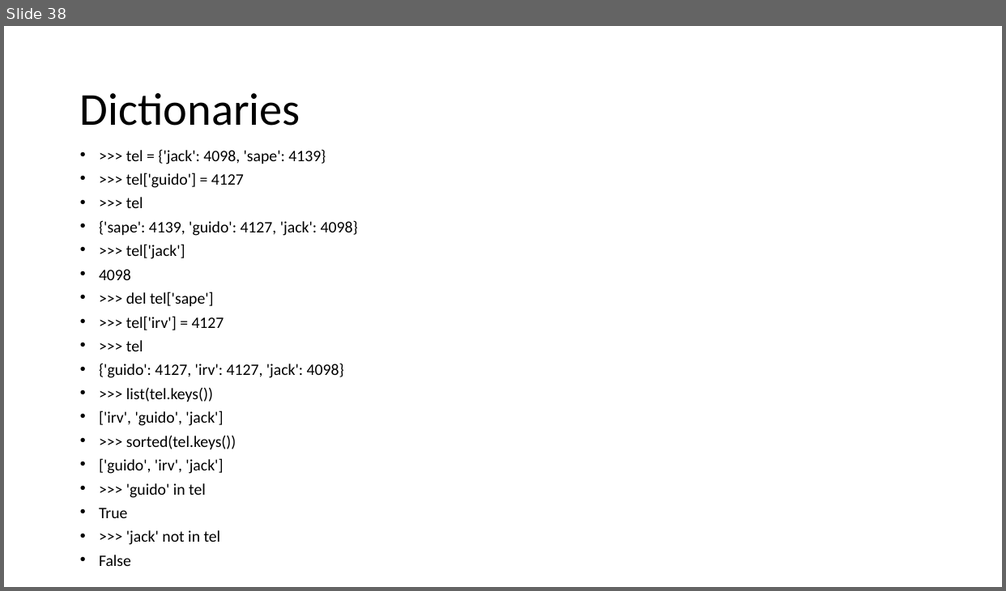
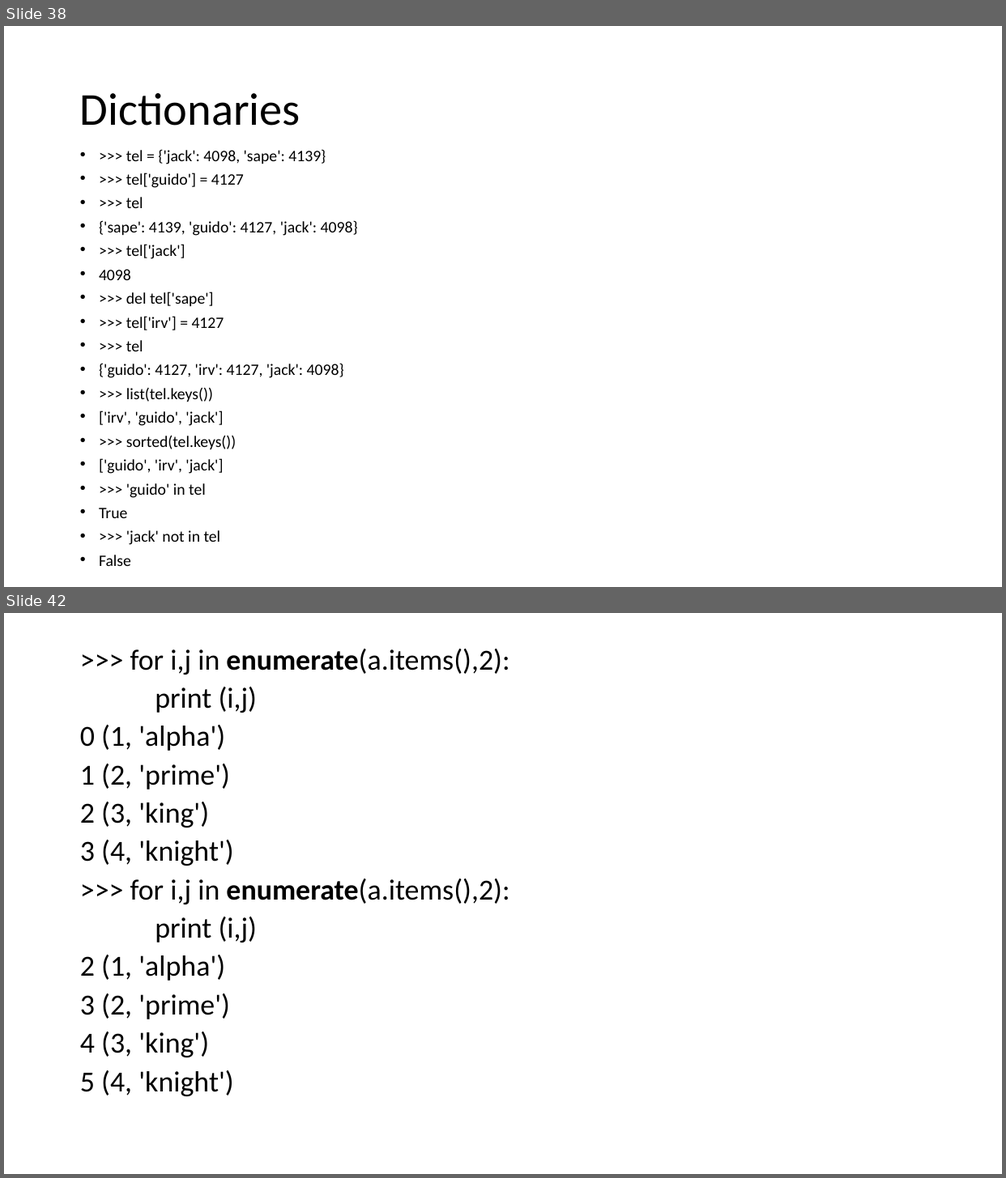
Before and after one commit to harry1180/python_basics, a slide deck: Introduction to Python.pptx. Shown one above the other, each under a label of ours: slide 38 before the commit, slides 38 and 42 after it; the slides between them are not shown. The pictures are 1006x591 and 1006x1178 pixels, drawn with LibreOffice and Linux fonts; fonts in the diff are those of the drawing. Boxes give left, top, right and bottom in pixels: in the first picture for what was removed or moved away, otherwise in the second. Text is boxed around its words. In the diff, an @@ line names an element or a change of style, - is before the commit and + after.

```diff
--- a/Introduction to Python.pptx
+++ b/Introduction to Python.pptx
@@ slide 42 added at (4, 613, 1002, 1174), background #FFFFFF @@
@@ text added at (80, 649, 509, 1097), 28 pt, text #000000 @@
+>>> for i,j in enumerate(a.items(),2):
+print (i,j)
+0 (1, 'alpha')
+1 (2, 'prime')
+2 (3, 'king')
+3 (4, 'knight')
+>>> for i,j in enumerate(a.items(),2):
+print (i,j)
+2 (1, 'alpha')
+3 (2, 'prime')
+4 (3, 'king')
+5 (4, 'knight')
```
Also in this commit, not shown: 4 other slides added, 4 other files.
